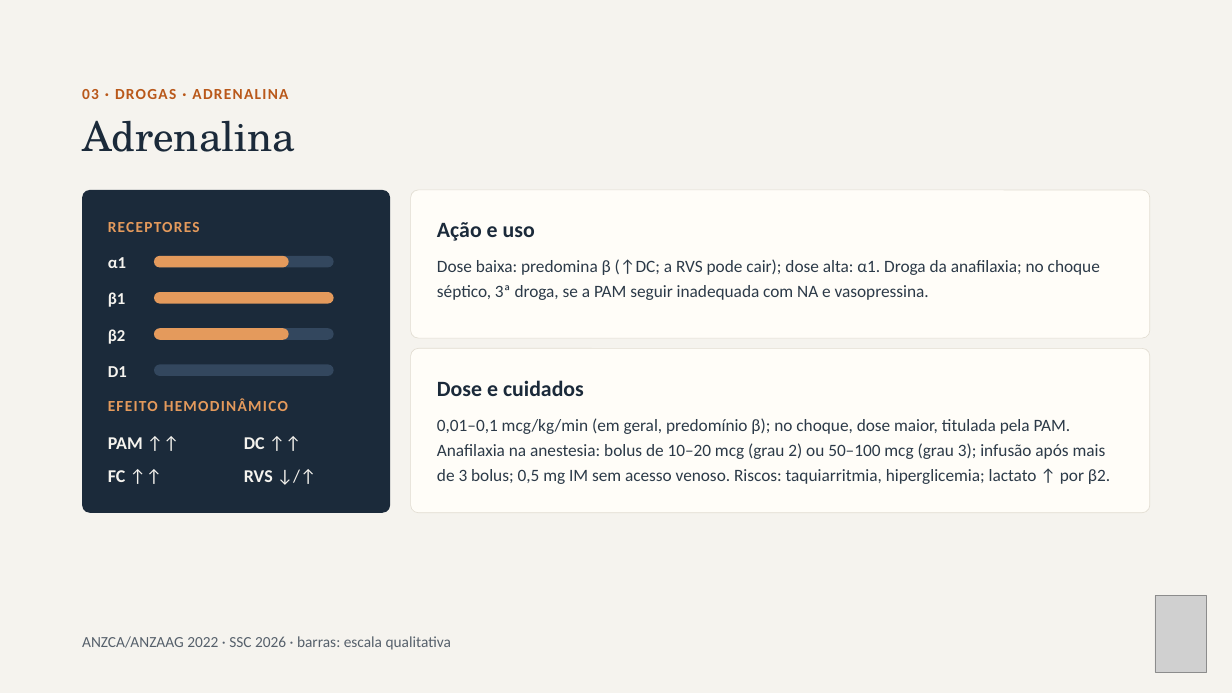
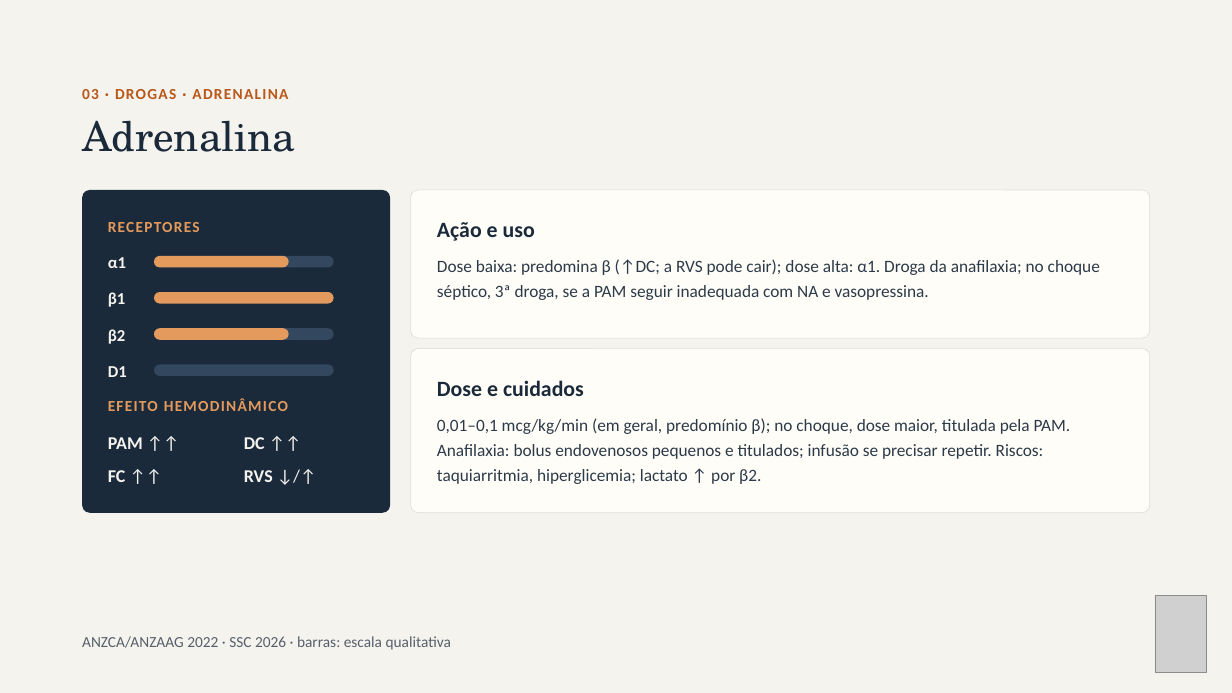
Before and after one commit to brunomoraesdubois-bit/Bruno, a slide deck: slide 7 of apresentacao/Aminas_Vasoativas.pptx. Drawn at 1232x693 pixels with LibreOffice and Linux fonts; fonts in the diff are those of the drawing; grey boxes stand for pictures. Boxes give left, top, right and bottom in pixels: in the first picture for what was removed or moved away, otherwise in the second. Text is boxed around its words. In the diff, an @@ line names an element or a change of style, - is before the commit and + after.

```diff
--- a/apresentacao/Aminas_Vasoativas.pptx
+++ b/apresentacao/Aminas_Vasoativas.pptx
@@ text at (437,418,1071,484): text changed @@
-0,01–0,1 mcg/kg/min (em geral, predomínio β); no choque, dose maior, titulada pela PAM. Anafilaxia na anestesia: bolus de 10–20 mcg (grau 2) ou 50–100 mcg (grau 3); infusão após mais de 3 bolus; 0,5 mg IM sem acesso venoso. Riscos: taquiarritmia, hiperglicemia; lactato ↑ por β2.
+0,01–0,1 mcg/kg/min (em geral, predomínio β); no choque, dose maior, titulada pela PAM. Anafilaxia: bolus endovenosos pequenos e titulados; infusão se precisar repetir. Riscos: taquiarritmia, hiperglicemia; lactato ↑ por β2.
```
Also in this commit, not shown: 12 other slides changed, 2 slides removed, 23 other files.
